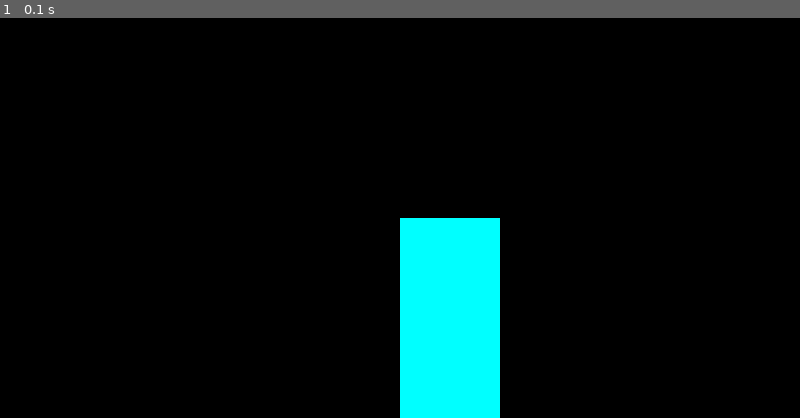
Above: before the commit, frame 1.
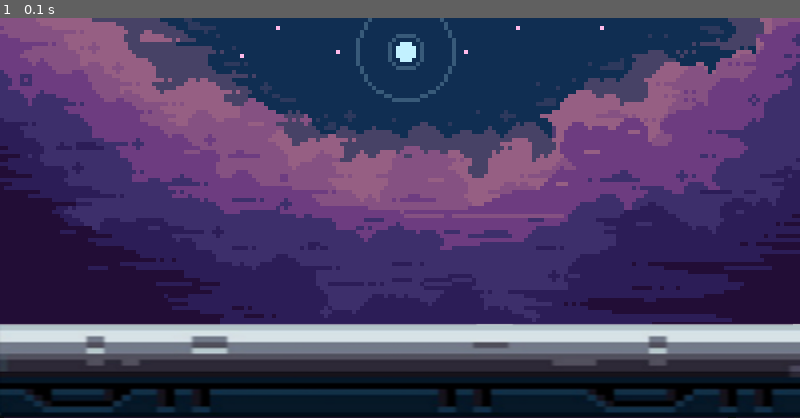
Above: after the commit, the same moment.

Repository: Hpollard003/FlameBot
Game: pygame game, started from pygame/main.py
The game is run twice, just before and just after one commit, with the same random seed, the same clock (stepped at 60 frames per second) and the same inputs.
Inputs:
- Up to frame 1 (0.1 s): no input

The runs differ from the first frame. In frame 1, 97% of the frame differs, in the area x 0-100%, y 0-100%.

Commit message:
Add Background & ground

Diff:
--- a/pygame/clock.py
+++ b/pygame/main.py
@@ -7,8 +7,9 @@
 
 clock = pygame.time.Clock()
 
-test_surface = pygame.Surface((100,200))
-test_surface.fill("cyan")
+bg_surface = pygame.image.load('graphics/background.png')
+ground_surface = pygame.image.load('graphics/ground.png')
+
 
 while True:
     for event in pygame.event.get():
@@ -16,7 +17,8 @@
             pygame.quit()
             exit()
 
-    screen.blit(test_surface, (400,200))
+    screen.blit(bg_surface, (0,0))
+    screen.blit(ground_surface, (0,300))
 
     pygame.display.update()
     clock.tick(60)
Binary file removed: pygame/graphics/Player/Anim_Robot_Idle1_v1.gif
Binary file changed: pygame/graphics/Player/Anim_Robot_Walk1_v1.gif
Binary file added: pygame/graphics/Player/player.gif
Binary file added: pygame/graphics/background.png
Binary file added: pygame/graphics/font/Pixeltype.ttf
Binary file added: pygame/graphics/ground.png
Binary file added: pygame/graphics/ground2.png
Binary file removed: pygame/ground.png
